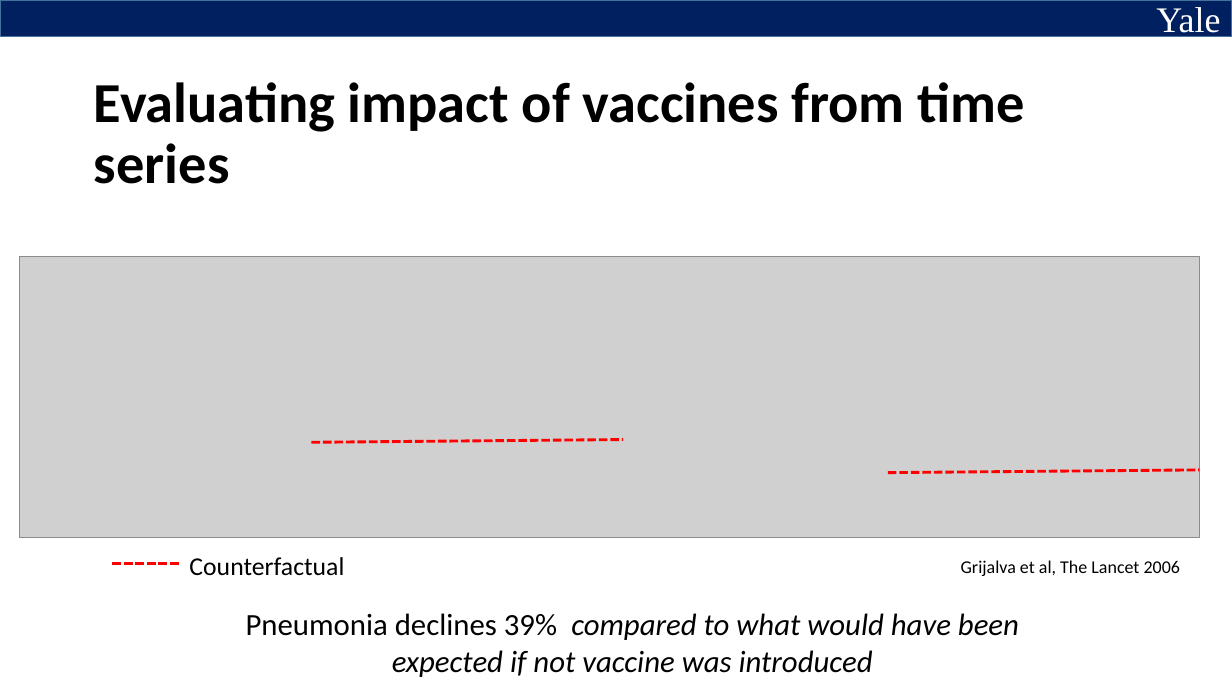
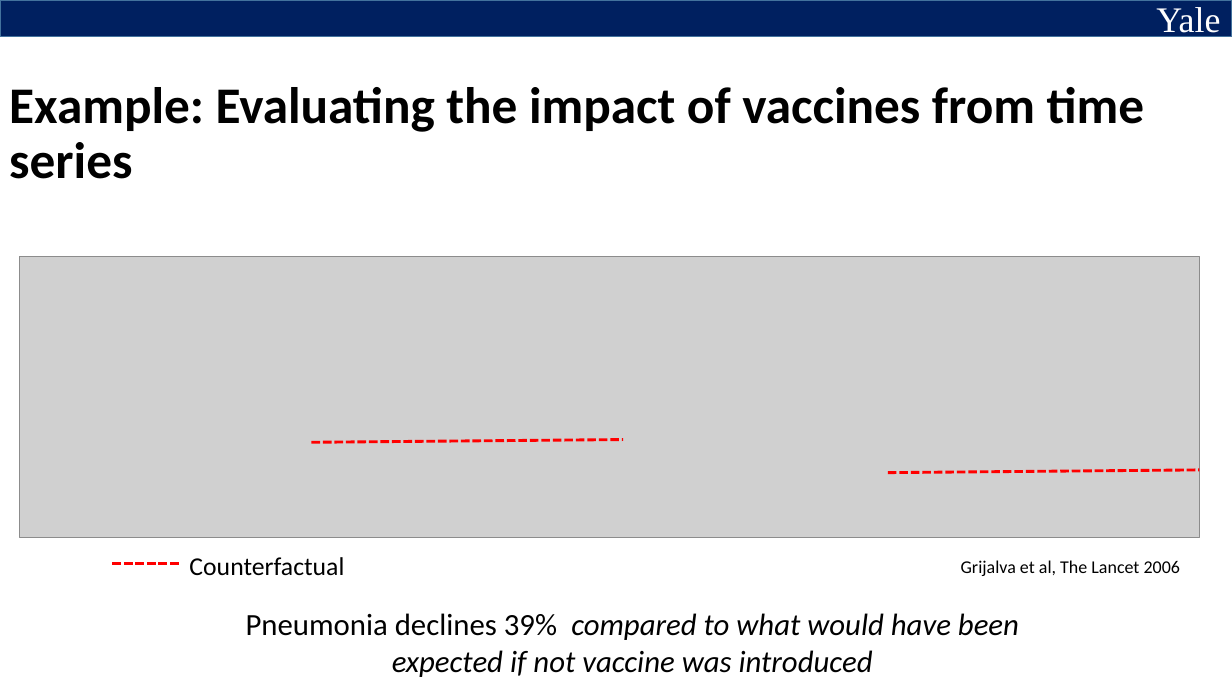
Before and after one commit to YalePublicHealthSurveillance/YaleIntroPublicHealthSurveillance.github.io, a slide deck: slide 6 of Slides/Slides for Video 3.pptx (slide 9 before the commit). Drawn at 1232x693 pixels with LibreOffice and Linux fonts; fonts in the diff are those of the drawing; grey boxes stand for pictures. Boxes give left, top, right and bottom in pixels: in the first picture for what was removed or moved away, otherwise in the second. Text is boxed around its words. In the diff, an @@ line names an element or a change of style, - is before the commit and + after.

```diff
--- a/Slides/Slides for Video 3.pptx
+++ b/Slides/Slides for Video 3.pptx
@@ title at [9,87,1145,179]: text changed; size 44 to 40 pt @@
-Evaluating impact of vaccines from time series
+Example: Evaluating the impact of vaccines from time series
```
Also in this commit, not shown: 8 other slides changed, 9 slides added, 1 slide removed, 1 other file.
